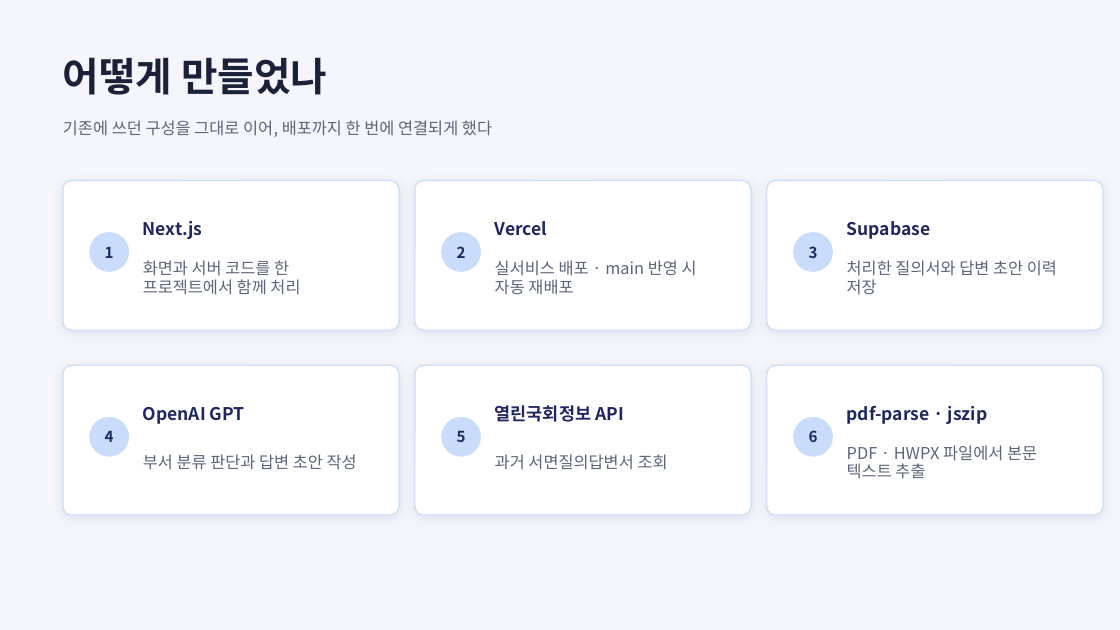
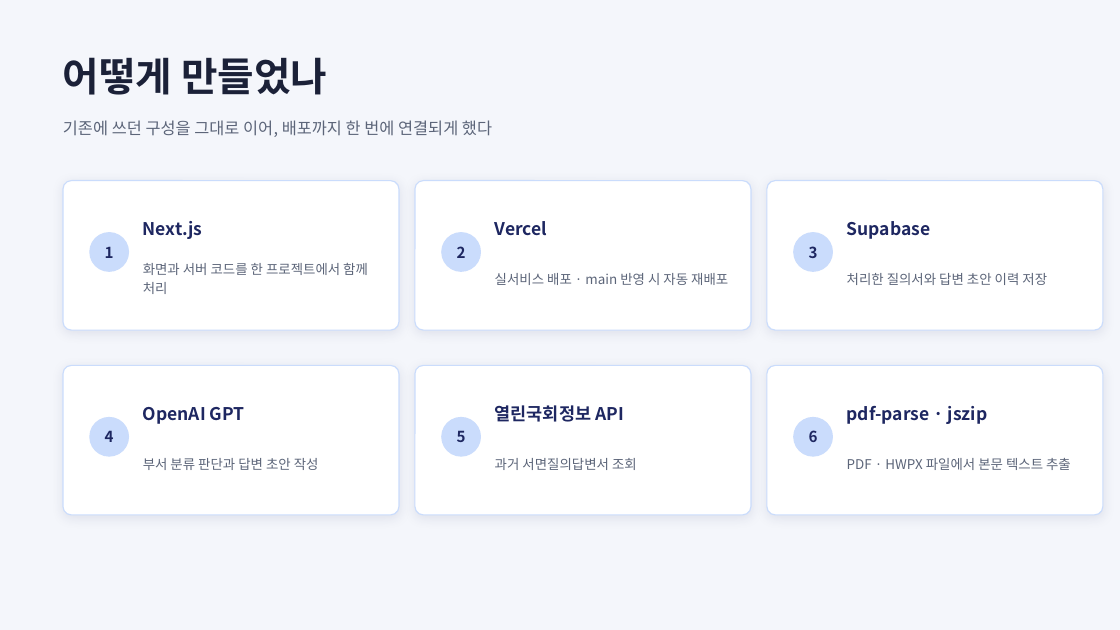
Before and after one commit to yunseoy/assembly-qna, a slide deck: slide 5 of presentation/AI활용_국회질의서_자동화_발표자료.pptx. Drawn at 1120x630 pixels with LibreOffice and Linux fonts; fonts in the diff are those of the drawing. Boxes give left, top, right and bottom in pixels: in the first picture for what was removed or moved away, otherwise in the second. Text is boxed around its words. In the diff, an @@ line names an element or a change of style, - is before the commit and + after.

```diff
--- a/presentation/AI활용_국회질의서_자동화_발표자료.pptx
+++ b/presentation/AI활용_국회질의서_자동화_발표자료.pptx
@@ size 14 to 11.5 pt in 6 elements at (x1=143, y1=263, x2=368, y2=294), (x1=495, y1=273, x2=728, y2=285), (x1=847, y1=273, x2=1047, y2=285), (x1=143, y1=458, x2=319, y2=470), (x1=495, y1=458, x2=637, y2=470), (x1=847, y1=458, x2=1071, y2=470) @@
```
Also in this commit, not shown: 6 other slides changed, 1 slide added, 11 other files.
